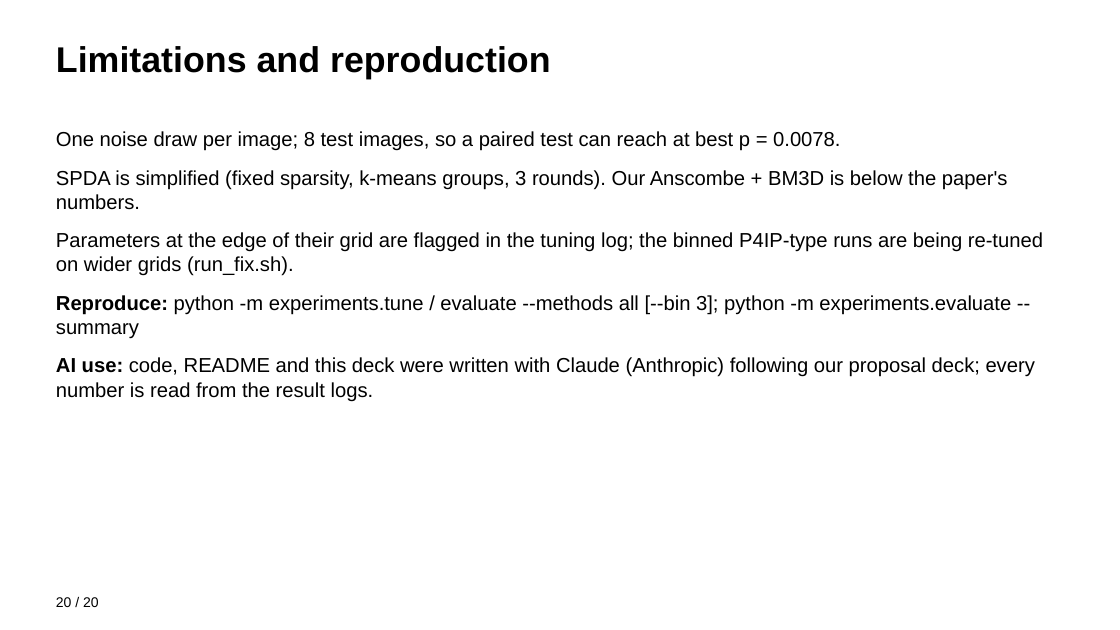
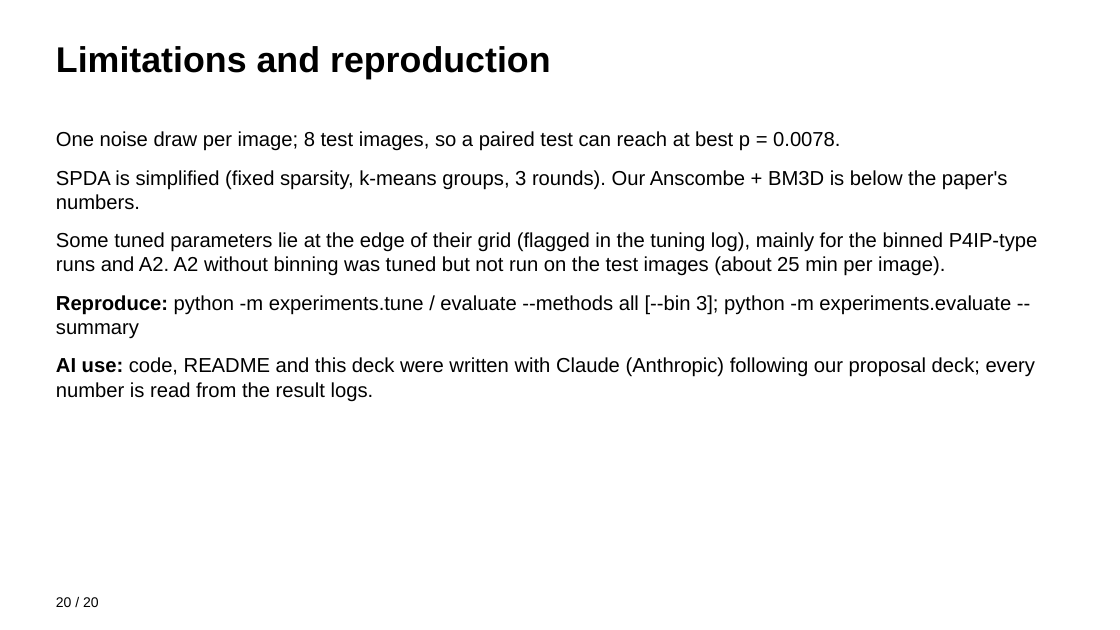
Before and after one commit to tarantulass/EE779-Poisson-Denoising, a slide deck: slide 20 of output/EE779_results.pptx. Drawn at 1120x630 pixels with LibreOffice and Linux fonts; fonts in the diff are those of the drawing. Boxes give left, top, right and bottom in pixels: in the first picture for what was removed or moved away, otherwise in the second. Text is boxed around its words. In the diff, an @@ line names an element or a change of style, - is before the commit and + after.

```diff
--- a/output/EE779_results.pptx
+++ b/output/EE779_results.pptx
@@ text at (x1=56, y1=232, x2=1038, y2=276): text changed @@
-Parameters at the edge of their grid are flagged in the tuning log; the binned P4IP-type runs are being re-tuned on wider grids (run_fix.sh).
+Some tuned parameters lie at the edge of their grid (flagged in the tuning log), mainly for the binned P4IP-type runs and A2. A2 without binning was tuned but not run on the test images (about 25 min per image).
```
Also in this commit, not shown: 9 other slides changed, 2 other files.
